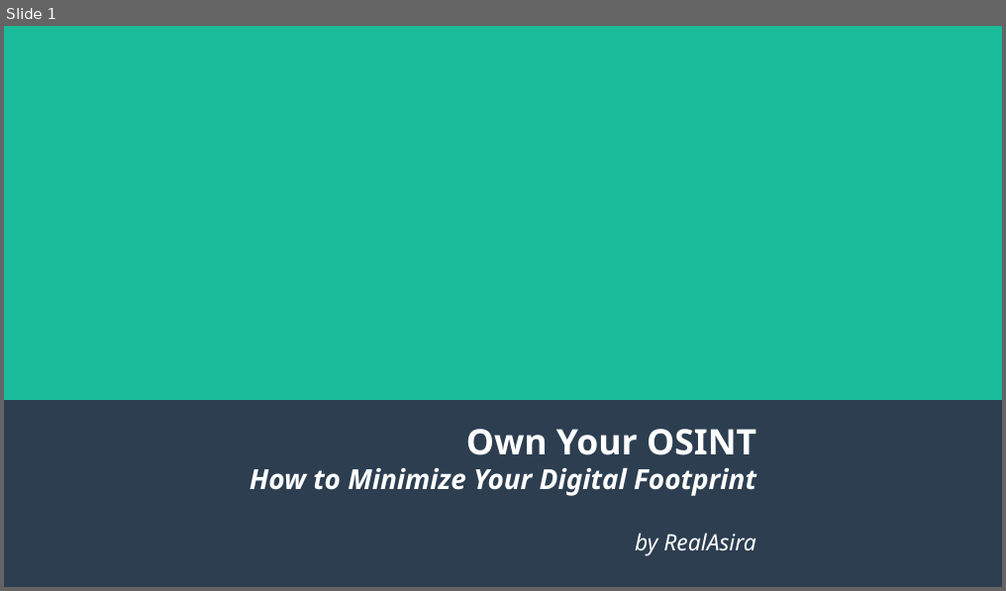
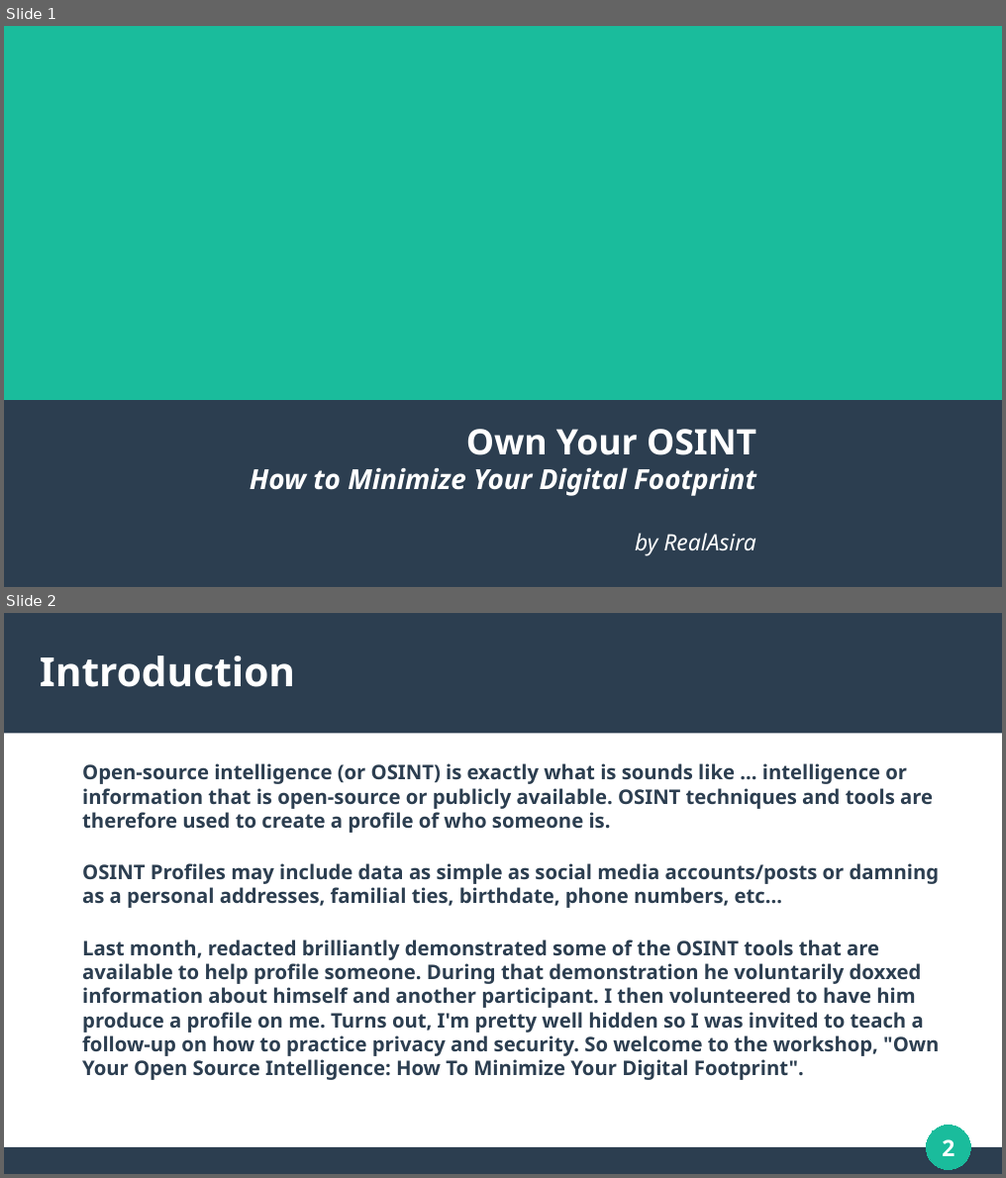
Before and after one commit to RealAsira/OwnYourOSINT, a slide deck: Own Your OSINT.odp. Shown one above the other, each under a label of ours: slide 1 before the commit, slides 1 and 2 after it. The pictures are 1006x591 and 1006x1178 pixels, drawn with LibreOffice and Linux fonts; fonts in the diff are those of the drawing. Boxes give left, top, right and bottom in pixels: in the first picture for what was removed or moved away, otherwise in the second. Text is boxed around its words. In the diff, an @@ line names an element or a change of style, - is before the commit and + after.

Commit message:
Slides: init priv. audt, data obfusction, priv./sec. basics

```diff
--- a/Own Your OSINT.odp
+++ b/Own Your OSINT.odp
@@ slide 2 added at (x1=4, y1=613, x2=1002, y2=1174), background #FFFFFF @@
@@ rectangle added at (x1=4, y1=613, x2=1002, y2=734), fill #2C3E50 @@
@@ title added at (x1=40, y1=656, x2=295, y2=687), 32 pt, text #FFFFFF, bold @@
+Introduction
@@ text added at (x1=82, y1=763, x2=940, y2=1080), 16 pt, text #2C3E50, bold @@
+Open-source intelligence (or OSINT) is exactly what is sounds like ... intelligence or information that is open-source or publicly available. OSINT techniques and tools are therefore used to create a profile of who someone is.
+OSINT Profiles may include data as simple as social media accounts/posts or damning as a personal addresses, familial ties, birthdate, phone numbers, etc...
+Last month, redacted brilliantly demonstrated some of the OSINT tools that are available to help profile someone. During that demonstration he voluntarily doxxed information about himself and another participant. I then volunteered to have him produce a profile on me. Turns out, I'm pretty well hidden so I was invited to teach a follow-up on how to practice privacy and security. So welcome to the workshop, "Own Your Open Source Intelligence: How To Minimize Your Digital Footprint".
@@ ellipse added at (x1=927, y1=1126, x2=971, y2=1170), fill #1ABC9C, outline #1ABC9C 0 pt @@
@@ page number added at (x1=942, y1=1140, x2=954, y2=1157), 18 pt, text #FFFFFF, bold @@
+2
@@ rectangle added at (x1=4, y1=1149, x2=1002, y2=1174), fill #2C3E50 @@
```
Also in this commit, not shown: 12 slides changed, 6 other slides added, 5 slides removed.
